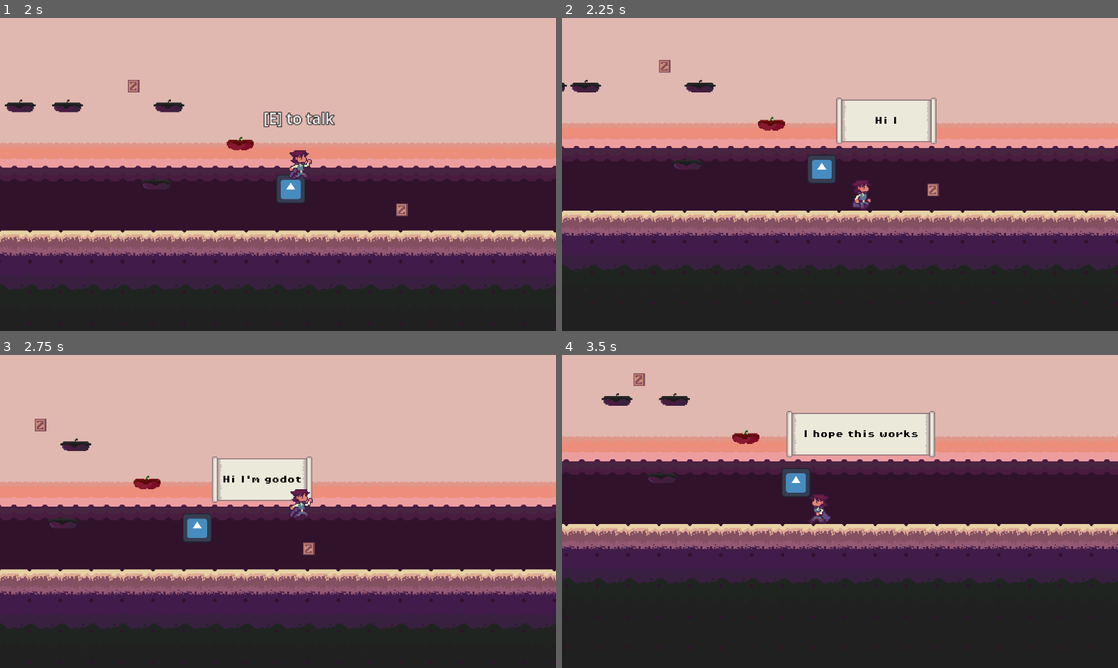
Above: before the commit, frames 1-4 (two rows, left to right).
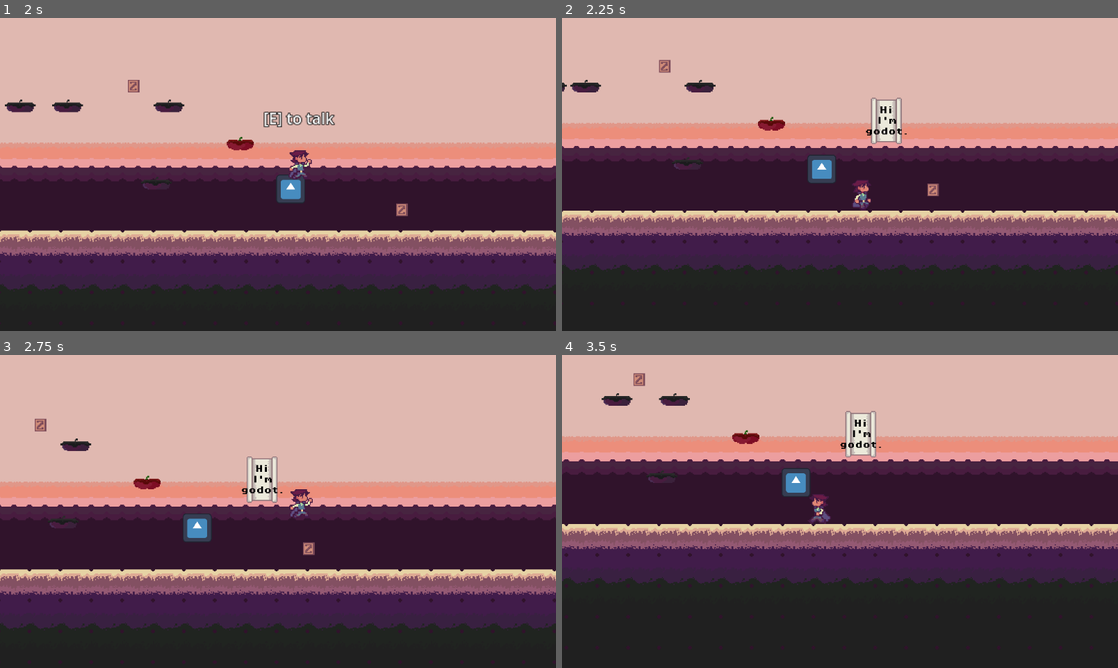
Above: after the commit, the same moments.

Repository: keihwi/Faded-Fable
Game: Godot game, scene res://scenes/title.tscn
The game is run twice, just before and just after one commit, with the same random seed, the same clock (stepped at 60 frames per second) and the same inputs. The engine's default icon, where the game draws it, is replaced by a stand-in: a white triangle on a blue panel in a dark square.
Inputs (mouse positions are in pixels of both pictures, inside the frame that each line leads up to):
- Up to frame 1 (2 s): click (139, 249) at 0.5 s; hold D (move_right) from 1.28 s (still down); hold E (interact) from 1.28 s (still down); tap Space (jump) at 1.52 s
- Up to frame 2 (2.25 s): keep holding D (move_right); release E (interact) at 2.03 s; tap E (interact) at 2.1 s
- Up to frame 3 (2.75 s): keep holding D (move_right); tap Space (jump) at 2.27 s
- Up to frame 4 (3.5 s): release D (move_right) at 2.78 s; hold A (move_left) from 2.78 s (still down); hold E (interact) from 2.78 s (still down)

Frame 1 is identical in both runs. In frame 2, 2.1% of the frame differs, in the area x 49-68%, y 25-41%; in frame 3, 2.0%; in frame 4, 3.3%, in the area x 40-68%, y 17-33%.

Commit message:
PUSH FOR SPRINT

Diff:
--- a/scenes/game.tscn
+++ b/scenes/game.tscn
@@ -16,6 +16,7 @@
 [ext_resource type="PackedScene" uid="uid://4g551vjsbh68" path="res://scenes/bananaPlatform.tscn" id="14_ca42v"]
 [ext_resource type="PackedScene" uid="uid://d4b1btuvwrdup" path="res://scenes/shrek.tscn" id="14_trtic"]
 [ext_resource type="PackedScene" uid="uid://nostrqmlpx6j" path="res://scenes/letter_z.tscn" id="15_ir15t"]
+[ext_resource type="PackedScene" uid="uid://dubqiup7lc84j" path="res://scenes/killzone.tscn" id="17_rysoc"]
 
 [sub_resource type="TileSetAtlasSource" id="TileSetAtlasSource_ssvqc"]
 texture = ExtResource("2_kvuet")
@@ -171,8 +172,8 @@
 &"move": SubResource("Animation_yqjtg")
 }
 
-[sub_resource type="RectangleShape2D" id="RectangleShape2D_ca42v"]
-size = Vector2(480, 20)
+[sub_resource type="WorldBoundaryShape2D" id="WorldBoundaryShape2D_ssvqc"]
+distance = -109.0
 
 [node name="Game" type="Node2D"]
 
@@ -265,10 +266,9 @@
 [node name="LetterZ3" parent="Letters" instance=ExtResource("15_ir15t")]
 position = Vector2(242, 75)
 
-[node name="Death" type="Node" parent="."]
-
-[node name="DeadZone" type="Area2D" parent="Death"]
-
-[node name="Die" type="CollisionShape2D" parent="Death/DeadZone"]
-position = Vector2(-897, 322)
-shape = SubResource("RectangleShape2D_ca42v")
+[node name="Killzone" parent="." instance=ExtResource("17_rysoc")]
+position = Vector2(909, 83)
+
+[node name="BottomBoundary" type="CollisionShape2D" parent="Killzone"]
+z_index = 1
+shape = SubResource("WorldBoundaryShape2D_ssvqc")
--- a/scenes/interactions/textBox.tscn
+++ b/scenes/interactions/textBox.tscn
@@ -41,6 +41,7 @@
 theme_override_font_sizes/font_size = 8
 horizontal_alignment = 1
 vertical_alignment = 1
+autowrap_mode = 2
 
 [node name="LetterDisplayTimer" type="Timer" parent="."]
 one_shot = true
--- /dev/null
+++ b/scenes/killzone.tscn
@@ -0,0 +1,14 @@
+[gd_scene load_steps=2 format=3 uid="uid://dubqiup7lc84j"]
+
+[ext_resource type="Script" uid="uid://cxaxpbh40yx8i" path="res://scripts/killzone.gd" id="1_xlapc"]
+
+[node name="Killzone" type="Area2D"]
+collision_mask = 2
+script = ExtResource("1_xlapc")
+
+[node name="Timer" type="Timer" parent="."]
+wait_time = 0.1
+one_shot = true
+
+[connection signal="body_entered" from="." to="." method="_on_body_entered"]
+[connection signal="timeout" from="Timer" to="." method="_on_timer_timeout"]
--- a/scenes/shrek.tscn
+++ b/scenes/shrek.tscn
@@ -1,6 +1,9 @@
-[gd_scene load_steps=9 format=3 uid="uid://d4b1btuvwrdup"]
+[gd_scene load_steps=13 format=3 uid="uid://d4b1btuvwrdup"]
 
 [ext_resource type="Texture2D" uid="uid://bxwblxxbbf3xx" path="res://assets/sprites/shrekfruitwitch_IdleSheet2.png" id="1_ay3hf"]
+[ext_resource type="Script" uid="uid://dk88asgc8c3og" path="res://scripts/shrek.gd" id="1_ex0w3"]
+[ext_resource type="PackedScene" uid="uid://bgs6ndw32g3r8" path="res://scenes/interactions/interactable.tscn" id="3_l8ui2"]
+[ext_resource type="PackedScene" uid="uid://cnyi3tk5c2h8q" path="res://scenes/interactions/textBox.tscn" id="4_52m2g"]
 
 [sub_resource type="AtlasTexture" id="AtlasTexture_jlc8r"]
 atlas = ExtResource("1_ay3hf")
@@ -48,7 +51,11 @@
 [sub_resource type="RectangleShape2D" id="RectangleShape2D_ay3hf"]
 size = Vector2(6, 0)
 
+[sub_resource type="CircleShape2D" id="CircleShape2D_lwc8e"]
+radius = 32.9848
+
 [node name="Shrek" type="CharacterBody2D"]
+script = ExtResource("1_ex0w3")
 
 [node name="AnimatedSprite2D" type="AnimatedSprite2D" parent="."]
 position = Vector2(0, -16)
@@ -60,3 +67,17 @@
 [node name="CollisionShape2D" type="CollisionShape2D" parent="."]
 position = Vector2(-1, 0)
 shape = SubResource("RectangleShape2D_ay3hf")
+
+[node name="Interactable" parent="." instance=ExtResource("3_l8ui2")]
+interact_name = "[E] to talk"
+
+[node name="CollisionShape2D" type="CollisionShape2D" parent="Interactable"]
+position = Vector2(-1, -17)
+shape = SubResource("CircleShape2D_lwc8e")
+
+[node name="TextBox" parent="." instance=ExtResource("4_52m2g")]
+offset_left = -58.0
+offset_top = -87.0
+offset_right = -26.0
+offset_bottom = -39.0
+metadata/_edit_use_anchors_ = true
--- a/scripts/interactions/textBox.gd
+++ b/scripts/interactions/textBox.gd
@@ -3,7 +3,7 @@
 @onready var label: Label = $MarginContainer/Label
 @onready var timer: Timer = $LetterDisplayTimer
 
-const MAX_WIDTH = 256
+const MAX_WIDTH = 100
 
 var dialog_lines: Array[String] = []
 var current_line_index: int = 0
--- /dev/null
+++ b/scripts/killzone.gd
@@ -0,0 +1,14 @@
+extends Area2D
+
+@onready var timer: Timer = $Timer
+
+
+func _on_body_entered(body: Node2D) -> void:
+	print("You died!")
+	Engine.time_scale = 0.5
+	body.get_node("CollisionShape2D").queue_free()
+	timer.start()
+
+func _on_timer_timeout() -> void:
+	Engine.time_scale = 1 #default
+	get_tree().reload_current_scene()
--- a/scripts/mc.gd
+++ b/scripts/mc.gd
@@ -41,11 +41,3 @@
 		velocity.x = move_toward(velocity.x, 0, SPEED)
 
 	move_and_slide()
-
-
-
-
-func _on_dead_zone_body_entered(body: Node2D) -> void:
-	pass
-	#if body == self:
-		#get_tree().reload_current_scene()
--- /dev/null
+++ b/scripts/shrek.gd
@@ -0,0 +1,21 @@
+extends CharacterBody2D
+
+@onready var interactable: Area2D = $Interactable
+@onready var text_box: MarginContainer = $TextBox
+
+# How dialogue is transmitted
+const lines: Array[String] = [
+	"I’ve never seen such a mature harvest—I mean… capable traveler...",
+	"Hello, wanderer~",
+	"I don’t get many visitors these days. As you can see, the br_dg_ once used to display my bountiful harvest to the rest of the kingdom has weathered away.",
+	"Now, my harvest can’t be fertilized~~!! My fruits were the purest, most elegant things to behold...",
+	"Would you please help me fix the br_dg_?~",
+]
+
+func _ready() -> void:
+	interactable.interact = _on_interact
+
+
+func _on_interact():
+	text_box.start_dialog(lines)
+	interactable.is_interactable = false
Not shown: 1 places in scenes/game.tscn that only renumber resources
Not shown, added: scripts/killzone.gd.uid
Not shown, added: scripts/shrek.gd.uid
